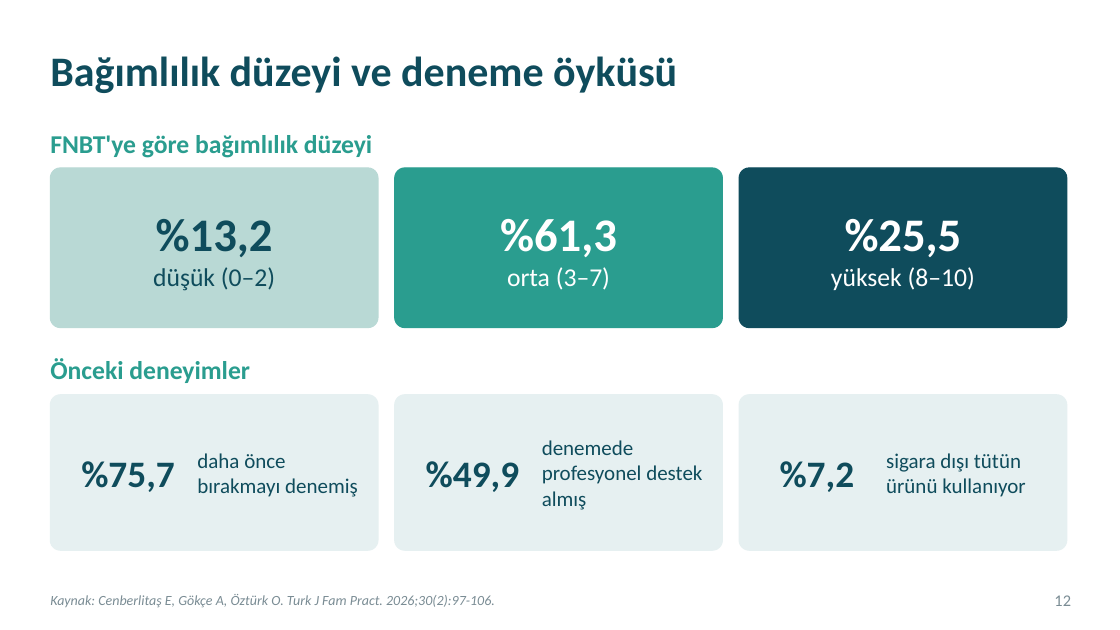
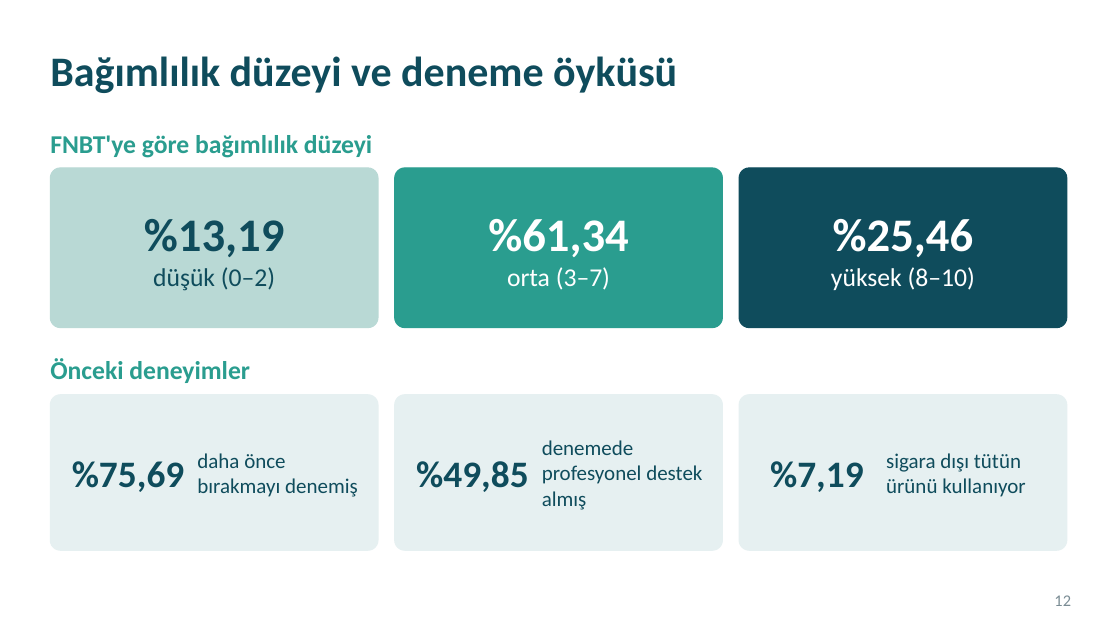
Before and after one commit to kiranahmet/Claude, a slide deck: slide 12 of Sunumlar/Makale_Sunumu_Sigara_Birakma.pptx. Drawn at 1120x630 pixels with LibreOffice and Linux fonts; fonts in the diff are those of the drawing. Boxes give left, top, right and bottom in pixels: in the first picture for what was removed or moved away, otherwise in the second. Text is boxed around its words. In the diff, an @@ line names an element or a change of style, - is before the commit and + after.

```diff
--- a/Sunumlar/Makale_Sunumu_Sigara_Birakma.pptx
+++ b/Sunumlar/Makale_Sunumu_Sigara_Birakma.pptx
@@ text at box(144, 219, 284, 257): text changed @@
-%13,2
+%13,19
@@ text at box(488, 219, 629, 257): text changed @@
-%61,3
+%61,34
@@ text at box(833, 219, 973, 257): text changed @@
-%25,5
+%25,46
@@ text at box(72, 461, 185, 492): text changed @@
-%75,7
+%75,69
@@ text at box(416, 461, 529, 492): text changed @@
-%49,9
+%49,85
@@ text at box(770, 461, 864, 492): text changed @@
-%7,2
+%7,19
@@ text removed at box(50, 594, 495, 607) @@
-Kaynak: Cenberlitaş E, Gökçe A, Öztürk O. Turk J Fam Pract. 2026;30(2):97-106.
```
Also in this commit, not shown: 23 other slides changed, 1 slide added, 1 slide removed, 2 other files.
